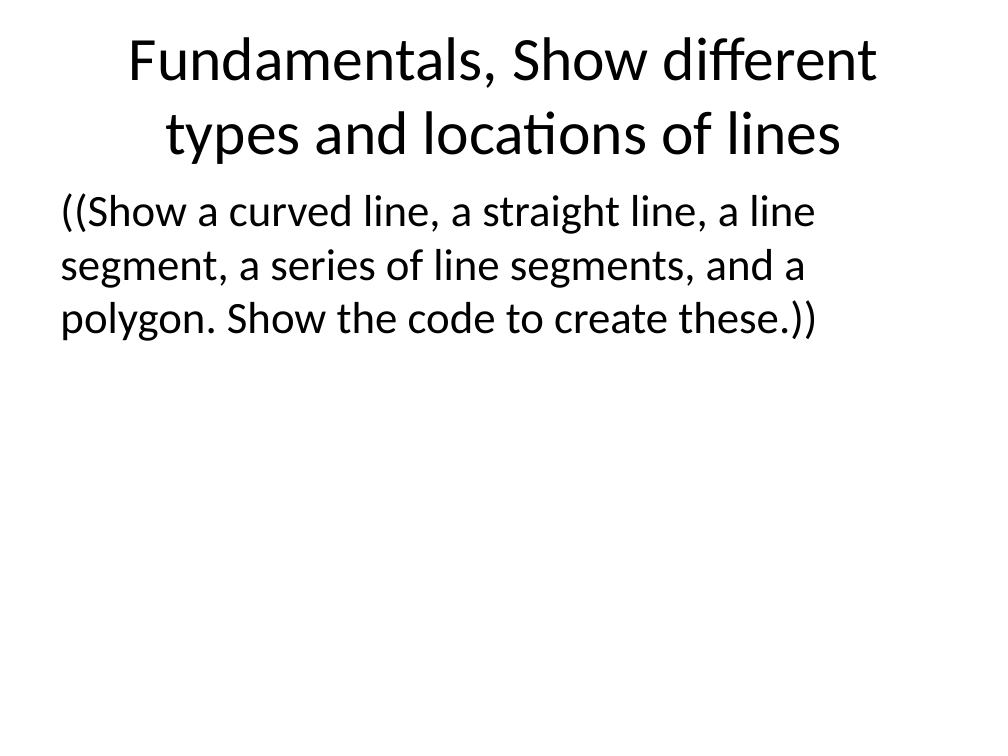
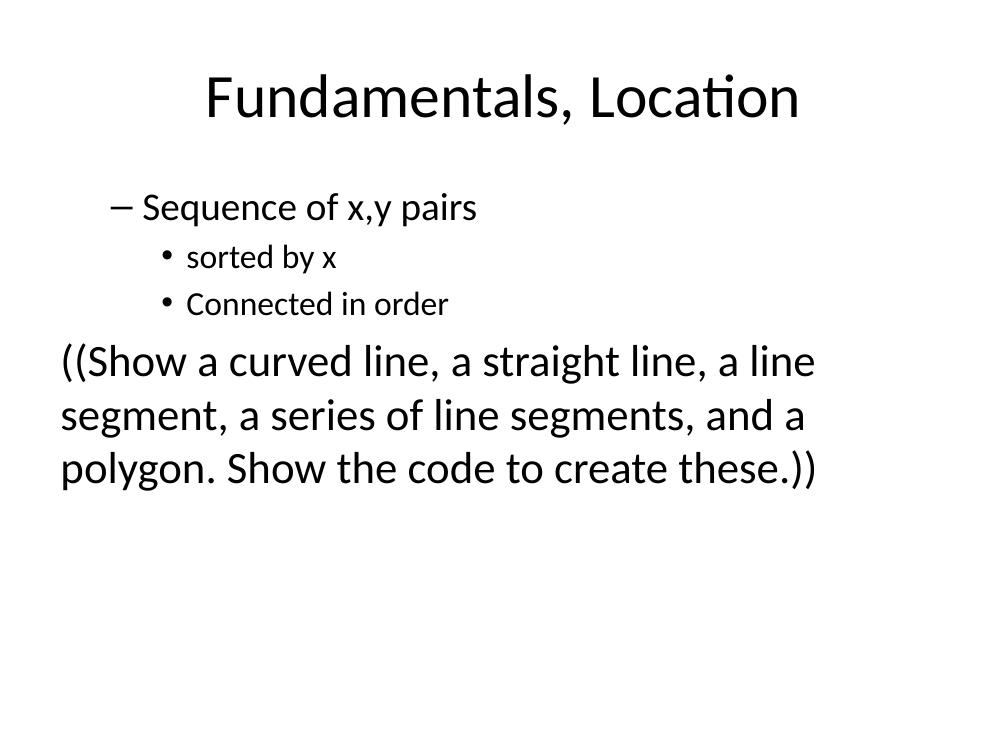
Before and after one commit to pmean/data-visualization, a slide deck: slide 5 of data-viz-03/component/fundamentals.pptx (slide 4 before the commit). Drawn at 1008x756 pixels with LibreOffice and Linux fonts; fonts in the diff are those of the drawing. Boxes give left, top, right and bottom in pixels: in the first picture for what was removed or moved away, otherwise in the second. Text is boxed around its words. In the diff, an @@ line names an element or a change of style, - is before the commit and + after.

```diff
--- a/data-viz-03/component/fundamentals.pptx
+++ b/data-viz-03/component/fundamentals.pptx
@@ title at (x1=206, y1=74, x2=801, y2=125): text changed @@
-Fundamentals, Show different types and locations of lines
+Fundamentals, Location
@@ text at (x1=142, y1=193, x2=478, y2=316): paragraphs added @@
+  – Sequence of x,y pairs
+    • sorted by x
+    • Connected in order
```
Also in this commit, not shown: 4 other slides changed, 15 slides added, 17 slides removed, 12 other files.
